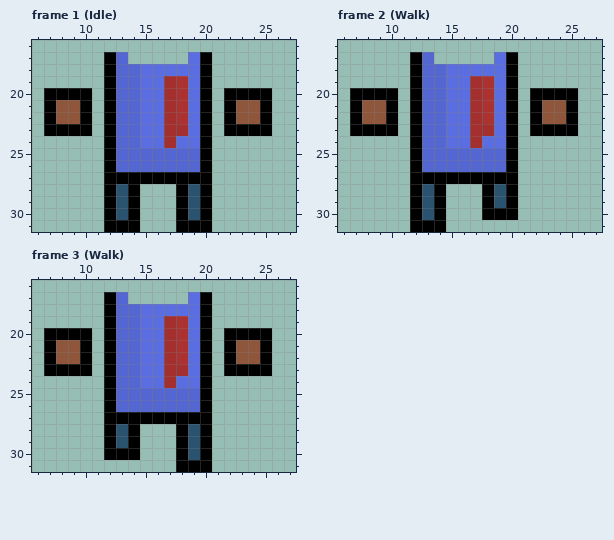
Two versions of one pixel-art file, Art/Player/Player.aseprite. Above, as it was before the edit.
32x32 pixels, 3 frames. Shown: frame 1 (Idle): x 6..27, y 16..31; frame 2 (Walk): x 6..27, y 16..31; frame 3 (Walk): x 6..27, y 16..31.
And afterwards:
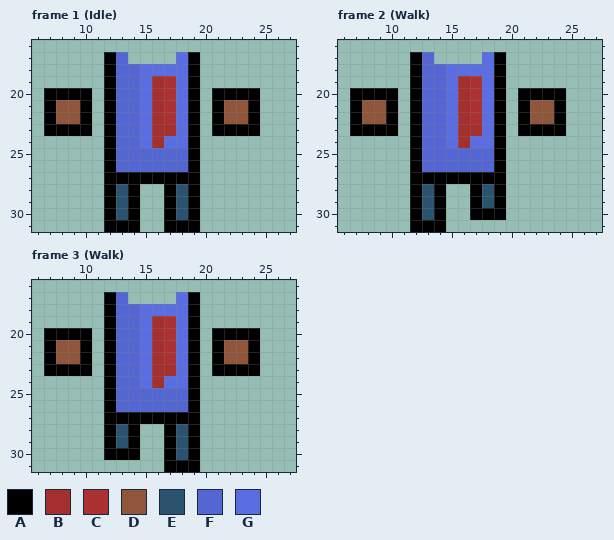
Palette (. is transparent): A #000000  B #a32f2f  C #ac3232  D #8f563b  E #2a5370  F #5466d1  G #5b6ee1
Changes in this commit:
Frame 1 (Idle), layers "Torso", "Hands", "Legs":
y 17: x 18..20 .GA -> GA.
y 18: x 19..20 GA -> A.
y 19: x 16..20 GBCGA -> BCGA.
y 20: x 16..21 GBCGA. -> BCGA.A; x 25 A -> .
y 21..22: x 16..22 GBCGA.A -> BCGA.AD; x 24..25 DA -> A.
y 23: x 16 G -> B; x 18..21 BGA. -> GA.A; x 25 A -> .
y 24: x 16..17 GB -> BG; x 19..20 GA -> A.
y 25..26: x 19..20 FA -> A.
y 27: x 20 A -> .
y 28..30: x 17..20 .AEA -> AEA.
y 31: x 17 . -> A; x 20 A -> .
Frame 2 (Walk), layers "Torso", "Hands", "Legs":
y 17: x 18..20 .GA -> GA.
y 18: x 19..20 GA -> A.
y 19: x 16..20 GBCGA -> BCGA.
y 20: x 16..21 GBCGA. -> BCGA.A; x 25 A -> .
y 21..22: x 16..22 GBCGA.A -> BCGA.AD; x 24..25 DA -> A.
y 23: x 16 G -> B; x 18..21 BGA. -> GA.A; x 25 A -> .
y 24: x 16..17 GB -> BG; x 19..20 GA -> A.
y 25..26: x 19..20 FA -> A.
y 27: x 20 A -> .
y 28..29: x 17..20 .AEA -> AEA.
y 30: x 17 . -> A; x 20 A -> .
Frame 3 (Walk), layers "Torso", "Hands", "Legs": the same change as frame 1 (Idle)
Changed places in both pictures, as pixel boxes (x1, y1, x2, y2):
changed: (152, 52, 272, 232)
changed: (458, 52, 578, 220)
changed: (152, 292, 272, 472)
